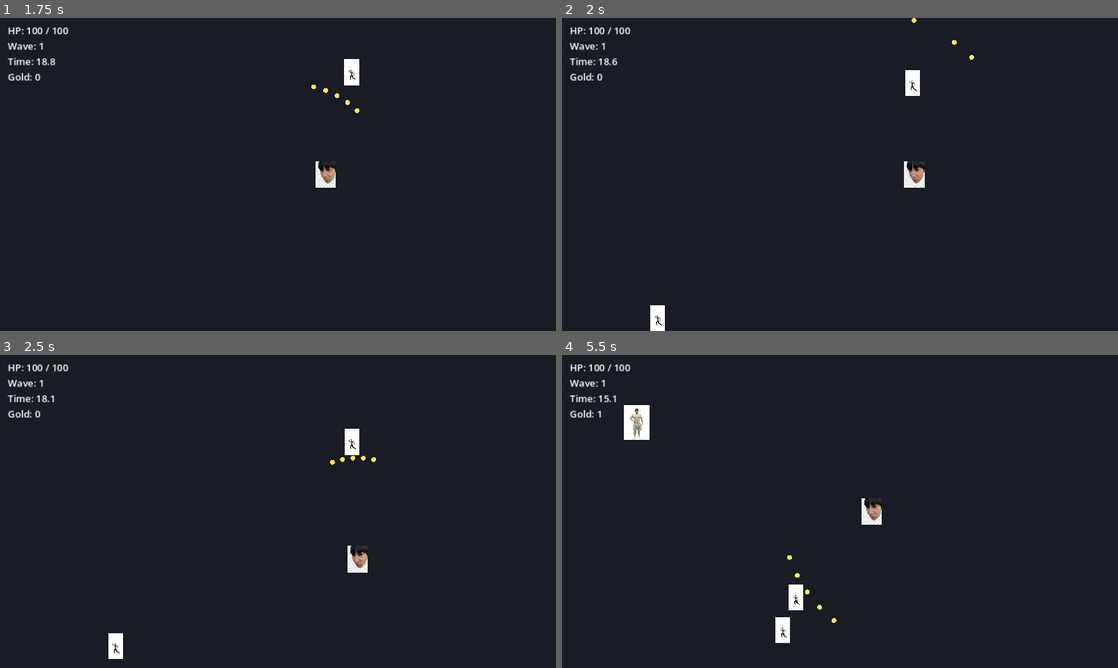
Above: before the commit, frames 1-4 (two rows, left to right).
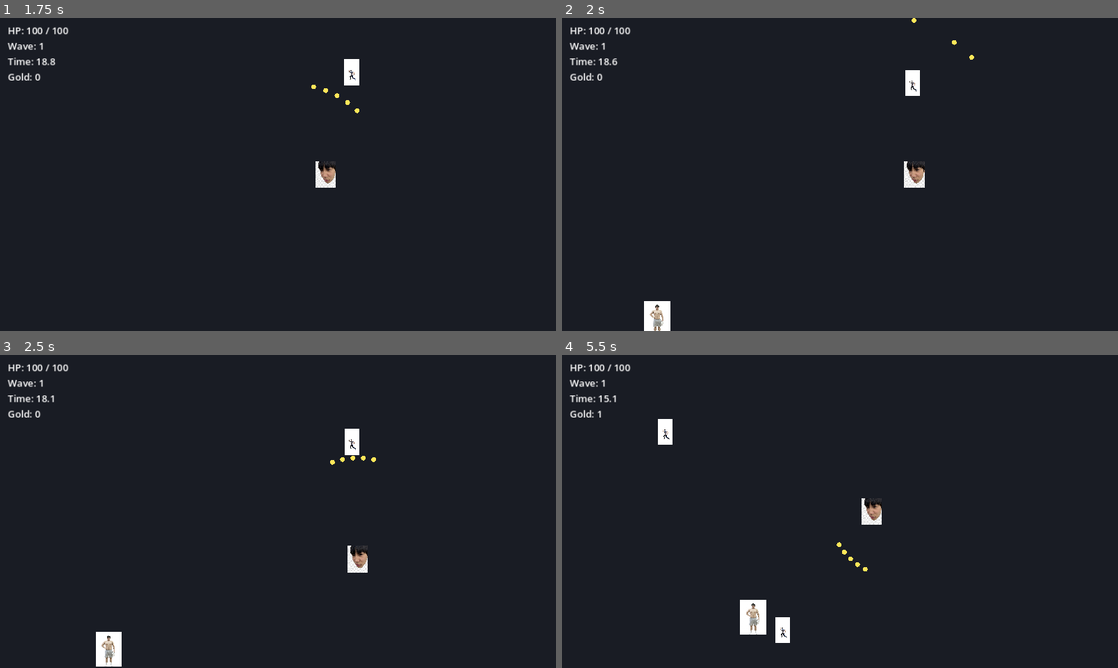
Above: after the commit, the same moments.

Repository: enrode63/-BROTATO
Game: Godot game, scene res://scenes/character_select.tscn
Two runs of this game, one before a commit and one after it. Both use one fixed random seed, a clock stepped at 60 frames per second and the inputs below.
Inputs:
- Up to frame 1 (1.75 s): click "START" at 0.5 s; tap Enter at 1.25, 1.35 s; hold Right from 1.28 s (still down); tap Space at 1.52 s
- Up to frame 2 (2 s): keep holding Right
- Up to frame 3 (2.5 s): release Right at 2.03 s; hold S from 2.03 s (still down); tap Keypad Enter at 2.1 s; tap Space at 2.27 s
- Up to frame 4 (5.5 s): release S at 2.78 s; hold Right 2.78-3.53 s; hold R 2.78-3.53 s; hold W 3.53-4.28 s; tap Enter at 3.6 s; tap Space at 3.77, 4.52, 5.27 s; hold Left from 4.28 s (still down); tap Keypad Enter at 4.35 s; tap R at 5.1 s

Frame 1 is identical in both runs. In frame 2, 0.4% of the frame differs, in the area x 14-20%, y 90-100%; in frame 3, 0.4%; in frame 4, 1.6%, in the area x 11-55%, y 16-90%.

Commit message:
Add ranged enemy (projectile every 2s) + 50/25/25 spawn mix
Co-Authored-By: Claude Opus 4.8 <noreply@anthropic.com>

Diff:
--- a/scripts/enemy.gd
+++ b/scripts/enemy.gd
@@ -13,7 +13,16 @@
 @export var texture_path: String = ""
 @export var sprite_height: float = 48.0
 
+# --- Ranged behavior (원거리 몹) ---
+@export var ranged: bool = false
+@export var prefer_range: float = 300.0     ## holds position once this close
+@export var fire_interval: float = 2.0
+@export var projectile_damage: int = 8
+@export var projectile_speed: float = 260.0
+@export var max_fire_range: float = 620.0
+
 const KNOCKBACK_DECAY := 900.0
+var _fire_cd: float = 2.0
 
 var health: int = 20
 var _player: Node2D = null
@@ -31,6 +40,7 @@
 	shape.shape = circle
 	add_child(shape)
 	_build_sprite()
+	_fire_cd = fire_interval
 	_player = get_tree().get_first_node_in_group("player")
 
 
@@ -53,15 +63,34 @@
 		_player = get_tree().get_first_node_in_group("player")
 		return
 	var to_player := _player.global_position - global_position
-	velocity = to_player.normalized() * move_speed + _knockback
+	var dist := to_player.length()
+
+	# Ranged enemies stop approaching once they are close enough to shoot.
+	var move_dir := to_player.normalized()
+	if ranged and dist <= prefer_range:
+		move_dir = Vector2.ZERO
+	velocity = move_dir * move_speed + _knockback
 	move_and_slide()
 	_knockback = _knockback.move_toward(Vector2.ZERO, KNOCKBACK_DECAY * delta)
 
+	if ranged:
+		_fire_cd -= delta
+		if _fire_cd <= 0.0 and dist <= max_fire_range:
+			_fire_projectile(to_player.normalized())
+			_fire_cd = fire_interval
+
 	_attack_cooldown -= delta
-	if to_player.length() <= body_radius + 18.0 and _attack_cooldown <= 0.0:
+	if dist <= body_radius + 18.0 and _attack_cooldown <= 0.0:
 		if _player.has_method("take_damage"):
 			_player.take_damage(contact_damage)
 		_attack_cooldown = 0.6
+
+
+func _fire_projectile(dir: Vector2) -> void:
+	var b := EnemyBullet.new()
+	b.setup(dir, projectile_damage, projectile_speed)
+	b.global_position = global_position
+	get_tree().current_scene.add_child(b)
 
 
 func apply_knockback(impulse: Vector2) -> void:
--- /dev/null
+++ b/scripts/enemy_bullet.gd
@@ -0,0 +1,42 @@
+class_name EnemyBullet
+extends Area2D
+## Projectile fired by ranged enemies. Damages the player on contact.
+
+var direction: Vector2 = Vector2.RIGHT
+var speed: float = 260.0
+var damage: int = 8
+var _life: float = 4.0
+var _radius: float = 7.0
+
+
+func setup(dir: Vector2, dmg: int, spd: float) -> void:
+	direction = dir.normalized()
+	damage = dmg
+	speed = spd
+
+
+func _ready() -> void:
+	var shape := CollisionShape2D.new()
+	var circle := CircleShape2D.new()
+	circle.radius = _radius
+	shape.shape = circle
+	add_child(shape)
+	body_entered.connect(_on_body_entered)
+
+
+func _process(delta: float) -> void:
+	global_position += direction * speed * delta
+	_life -= delta
+	if _life <= 0.0:
+		queue_free()
+
+
+func _on_body_entered(body: Node) -> void:
+	if body.is_in_group("player") and body.has_method("take_damage"):
+		body.take_damage(damage)
+		queue_free()
+
+
+func _draw() -> void:
+	draw_circle(Vector2.ZERO, _radius, Color(0.75, 0.25, 0.95))
+	draw_arc(Vector2.ZERO, _radius, 0.0, TAU, 16, Color(0.4, 0.1, 0.5), 2.0)
--- a/scripts/main.gd
+++ b/scripts/main.gd
@@ -84,8 +84,18 @@
 
 func _spawn_enemy() -> void:
 	var e := Enemy.new()
-	var is_tanker := _rng.randf() < 0.2
-	if is_tanker:
+	# Spawn mix: basic 50% / tanker 25% / ranged 25%.
+	var roll := _rng.randf()
+	if roll < 0.50:
+		e.max_health = 16 + wave * 4
+		e.move_speed = 88.0 + float(wave) * 2.0
+		e.contact_damage = 8
+		e.gold_reward = 1
+		e.body_radius = 14.0
+		e.color = Color(0.90, 0.30, 0.30)
+		e.texture_path = "res://assets/mob_basic.png"
+		e.sprite_height = 54.0
+	elif roll < 0.75:
 		e.max_health = 55 + wave * 9
 		e.move_speed = 62.0
 		e.contact_damage = 14
@@ -95,14 +105,19 @@
 		e.texture_path = "res://assets/mob_tanker.png"
 		e.sprite_height = 72.0
 	else:
-		e.max_health = 16 + wave * 4
-		e.move_speed = 88.0 + float(wave) * 2.0
-		e.contact_damage = 8
-		e.gold_reward = 1
-		e.body_radius = 14.0
-		e.color = Color(0.90, 0.30, 0.30)
-		e.texture_path = "res://assets/mob_basic.png"
-		e.sprite_height = 54.0
+		e.max_health = 22 + wave * 4
+		e.move_speed = 74.0
+		e.contact_damage = 6
+		e.gold_reward = 2
+		e.body_radius = 15.0
+		e.color = Color(0.35, 0.55, 0.95)
+		e.texture_path = "res://assets/mob_ranged.png"
+		e.sprite_height = 66.0
+		e.ranged = true
+		e.prefer_range = 300.0
+		e.fire_interval = 2.0
+		e.projectile_damage = 7 + int(wave / 2)
+		e.projectile_speed = 250.0
 	e.position = _random_edge_position()
 	add_child(e)
 
Binary file added: assets/mob_ranged.png
Not shown, changed: README.md
